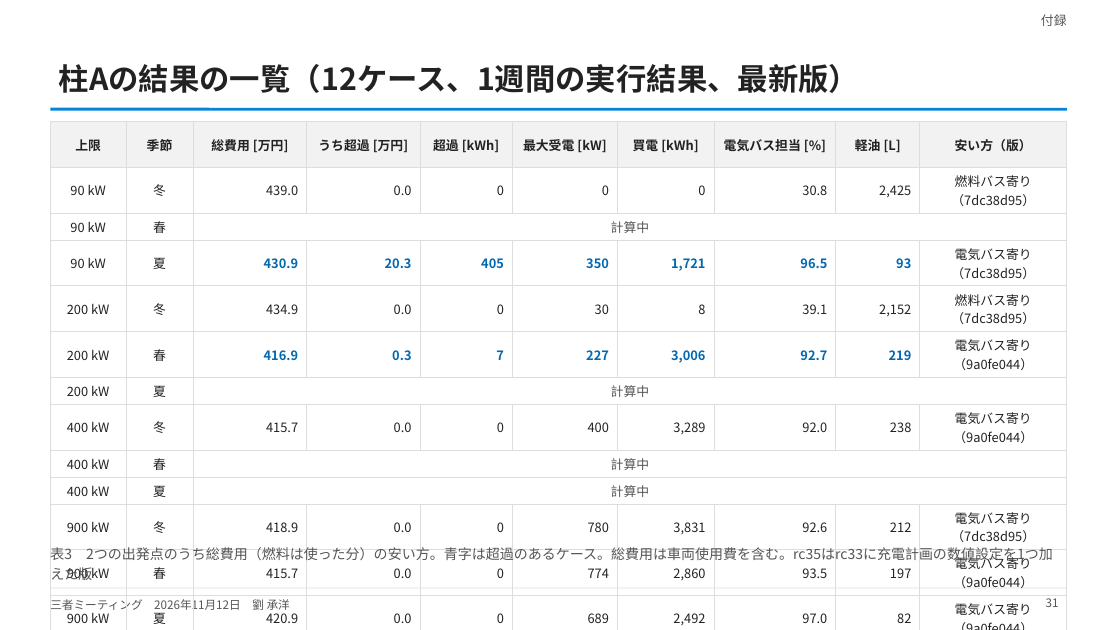
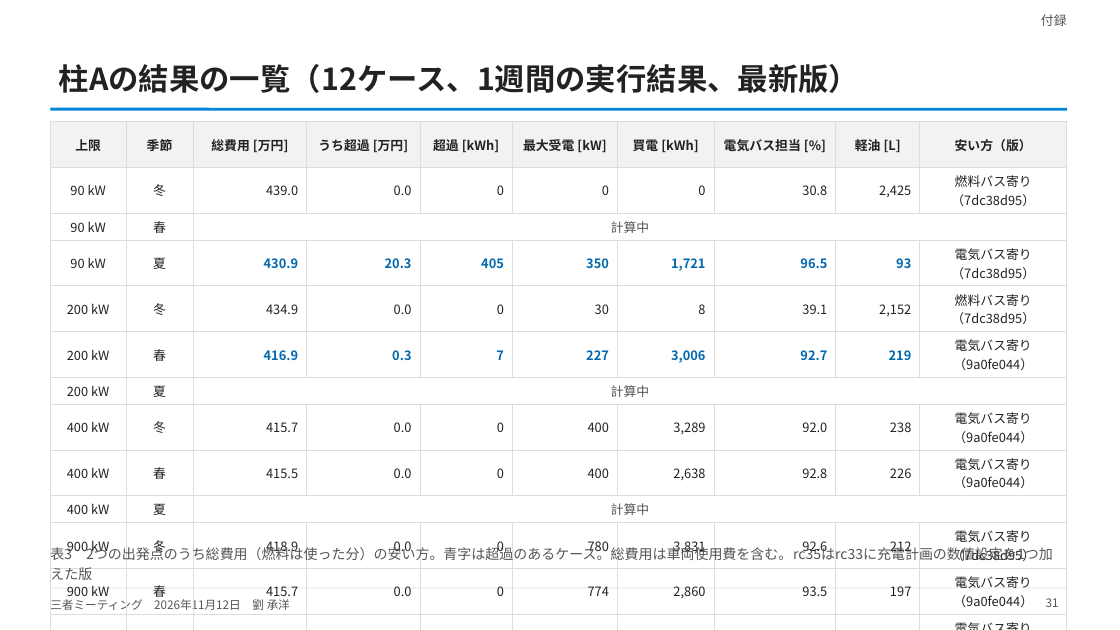
Before and after one commit to CYLIU2003/master-course, a slide deck: slide 31 of outcome/2026-11-12_three_party/three_party_20261112.pptx. Drawn at 1120x630 pixels with LibreOffice and Linux fonts; fonts in the diff are those of the drawing. Boxes give left, top, right and bottom in pixels: in the first picture for what was removed or moved away, otherwise in the second. Text is boxed around its words. In the diff, an @@ line names an element or a change of style, - is before the commit and + after.

```diff
--- a/outcome/2026-11-12_three_party/three_party_20261112.pptx
+++ b/outcome/2026-11-12_three_party/three_party_20261112.pptx
@@ table at (x1=50, y1=122, x2=1067, y2=611) @@
-row 9: 400 kW | 春 | 計算中 |  |  |  |  |  |  | 
+row 9: 400 kW | 春 | 415.5 | 0.0 | 0 | 400 | 2,638 | 92.8 | 226 | 電気バス寄り（9a0fe044）
```
Also in this commit, not shown: 7 other slides changed, 6 other files.
